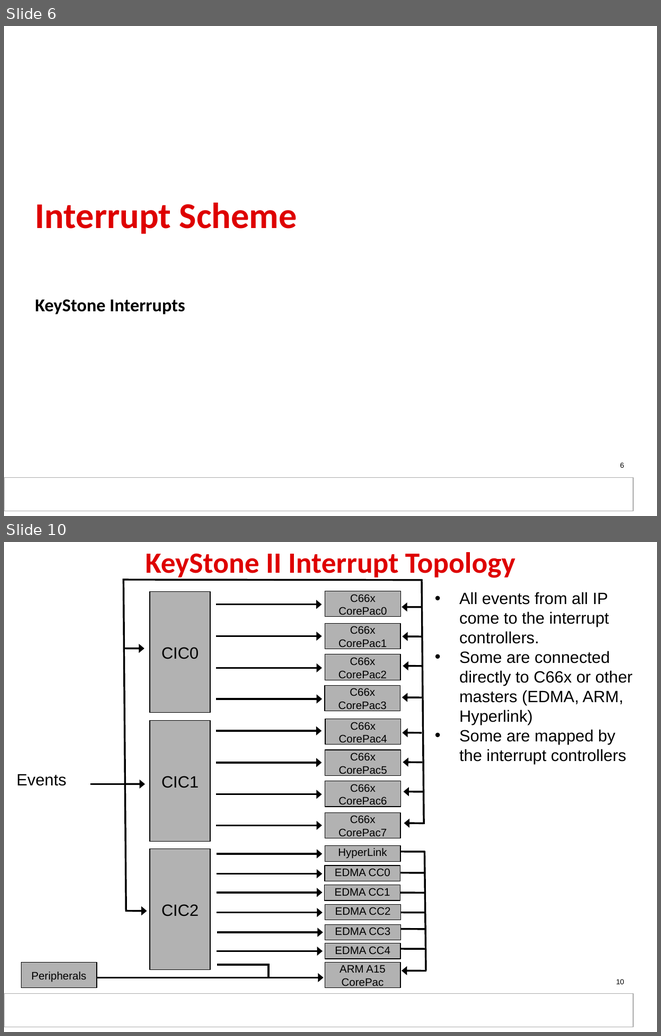
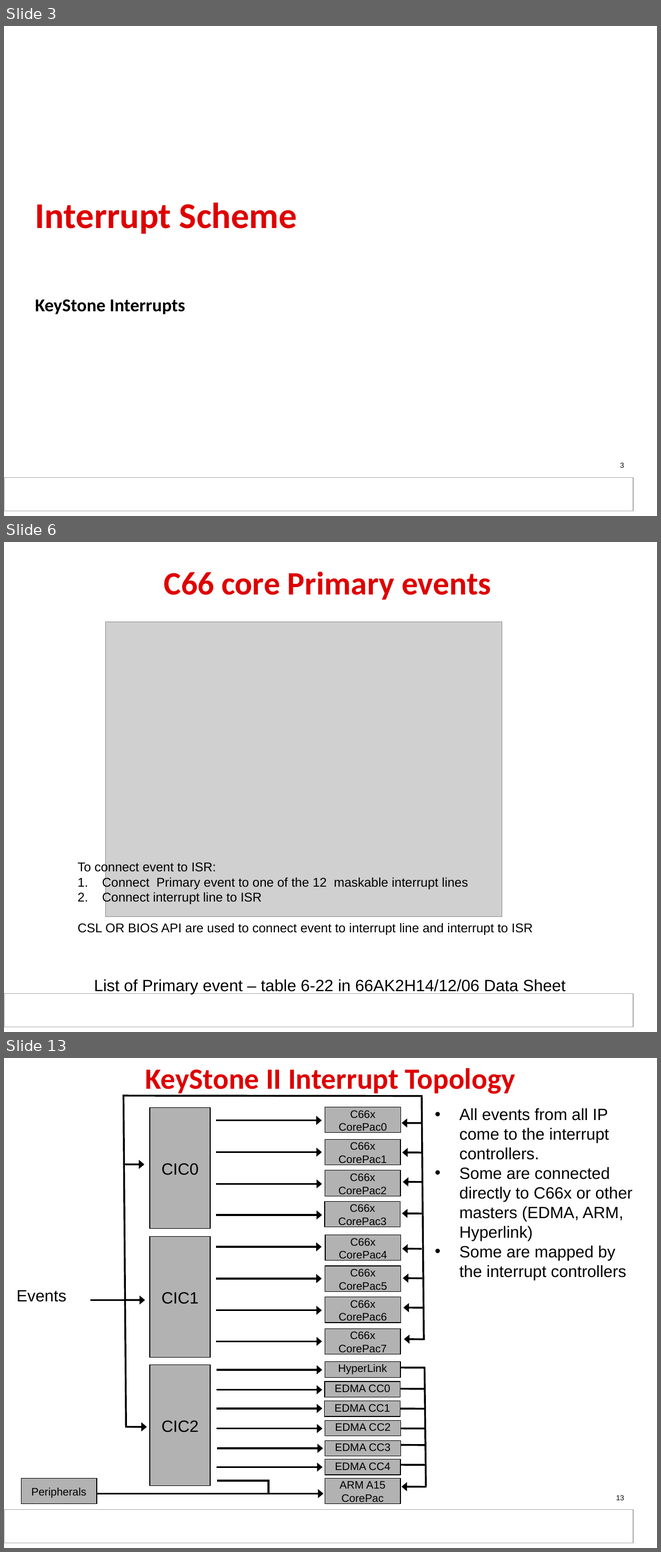
Before and after one commit to hari1989/keystone-workshop, a slide deck: slides/KeyStone_Interrupts.pptx. Shown one above the other, each under a label of ours: slides 6 and 10 before the commit, slides 3, 6 and 13 after it; the slides between them are not shown. The pictures are 661x1036 and 661x1552 pixels, drawn with LibreOffice and Linux fonts; fonts in the diff are those of the drawing; grey boxes stand for pictures; background and template pictures are left out. Boxes give left, top, right and bottom in pixels: in the first picture for what was removed or moved away, otherwise in the second. Text is boxed around its words. In the diff, an @@ line names an element or a change of style, - is before the commit and + after.

```diff
--- a/slides/KeyStone_Interrupts.pptx
+++ b/slides/KeyStone_Interrupts.pptx
@@ slide 6 added at [4,542,657,1032], background #FFFFFF; not listed: 2 template elements that a slide beside it also shows @@
@@ title added at [164,571,491,600], 36 pt, text #DE0000, bold @@
+C66 core Primary events
@@ picture added at [105,622,502,917] @@
@@ text added at [78,861,533,935], 14 pt, text #000000 @@
+To connect event to ISR:
+1. Connect Primary event to one of the 12 maskable interrupt lines
+2. Connect interrupt line to ISR
+CSL OR BIOS API are used to connect event to interrupt line and interrupt to ISR
@@ text added at [94,979,565,994], 18 pt, text #000000 @@
+List of Primary event – table 6-22 in 66AK2H14/12/06 Data Sheet
@@ what was slide 6 is now slide 3 @@
@@ page number at [620,462,624,467]: text changed @@
-6
+3
@@ what was slide 10 is now slide 13 @@
@@ page number at [616,1495,624,1500]: text changed @@
-10
+13
```
Also in this commit, not shown: 5 slides changed, 9 other slides added, 7 slides removed.
